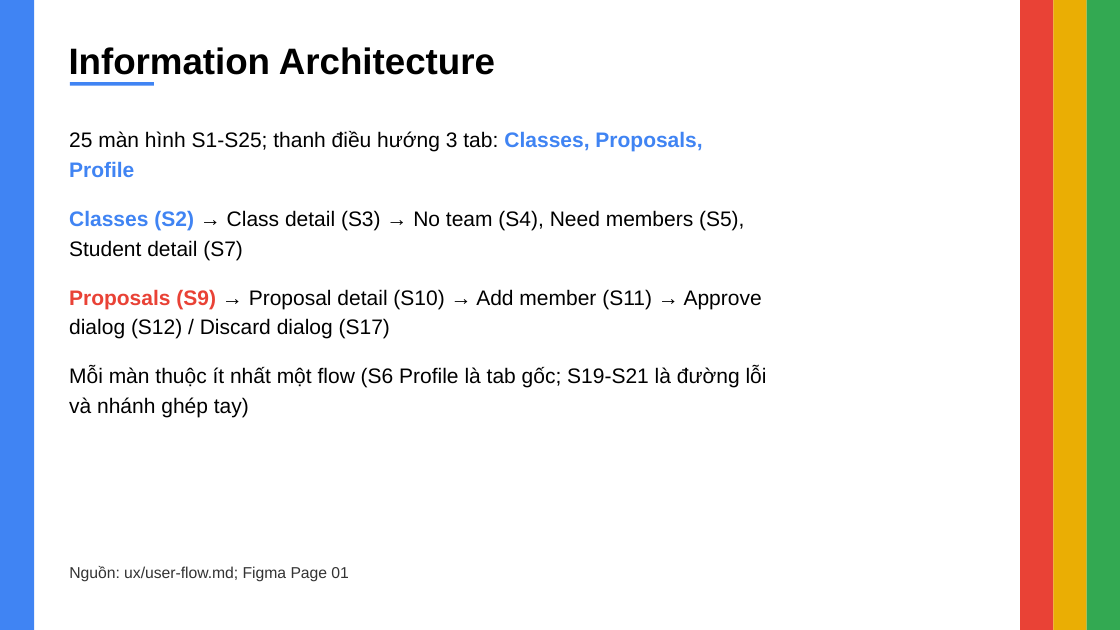
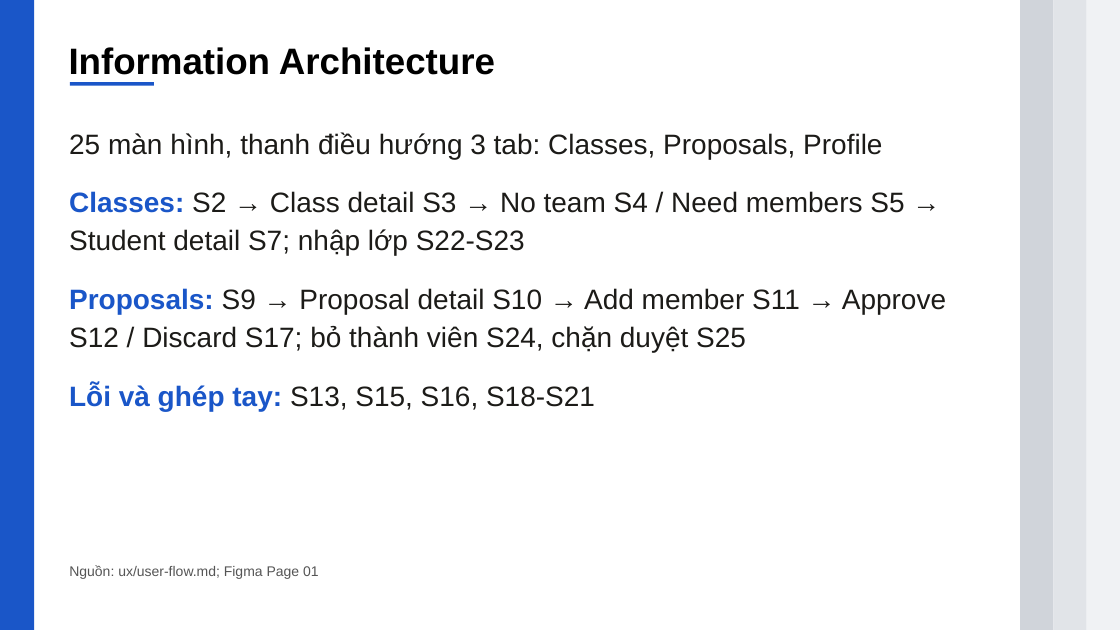
Before and after one commit to Kenn0679/prm323-lab2-group6, a slide deck: slide 3 of slides-export/prm323_lab2_group6_slides.pptx. Drawn at 1120x630 pixels with LibreOffice and Linux fonts; fonts in the diff are those of the drawing. Boxes give left, top, right and bottom in pixels: in the first picture for what was removed or moved away, otherwise in the second. Text is boxed around its words. In the diff, an @@ line names an element or a change of style, - is before the commit and + after.

```diff
--- a/slides-export/prm323_lab2_group6_slides.pptx
+++ b/slides-export/prm323_lab2_group6_slides.pptx
@@ rectangle at (0, 0, 34, 630): fill #4084F3 to #1A56C8 @@
@@ rectangle at (1021, 0, 1054, 630): fill #E94236 to #D0D4DA @@
@@ rectangle at (1054, 0, 1087, 630): fill #EAAE04 to #E1E4E8 @@
@@ rectangle at (1087, 0, 1120, 630): fill #33A952 to #F0F2F4 @@
@@ rectangle at (70, 82, 154, 86): fill #4084F3 to #1A56C8 @@
@@ text at (69, 132, 946, 411): text changed; size 18 to 24 pt; text colour #000000 to #1C1B18 @@
-25 màn hình S1-S25; thanh điều hướng 3 tab: Classes, Proposals, Profile
-Classes (S2) → Class detail (S3) → No team (S4), Need members (S5), Student detail (S7)
-Proposals (S9) → Proposal detail (S10) → Add member (S11) → Approve dialog (S12) / Discard dialog (S17)
-Mỗi màn thuộc ít nhất một flow (S6 Profile là tab gốc; S19-S21 là đường lỗi và nhánh ghép tay)
+25 màn hình, thanh điều hướng 3 tab: Classes, Proposals, Profile
+Classes: S2 → Class detail S3 → No team S4 / Need members S5 → Student detail S7; nhập lớp S22-S23
+Proposals: S9 → Proposal detail S10 → Add member S11 → Approve S12 / Discard S17; bỏ thành viên S24, chặn duyệt S25
+Lỗi và ghép tay: S13, S15, S16, S18-S21
@@ text "Nguồn: ux/user-flow.md; Figma Page 01" at (69, 565, 319, 579): size 13.5 to 12 pt, text colour #333333 to #555555 @@
```
Also in this commit, not shown: 11 other slides changed, 3 other files.
